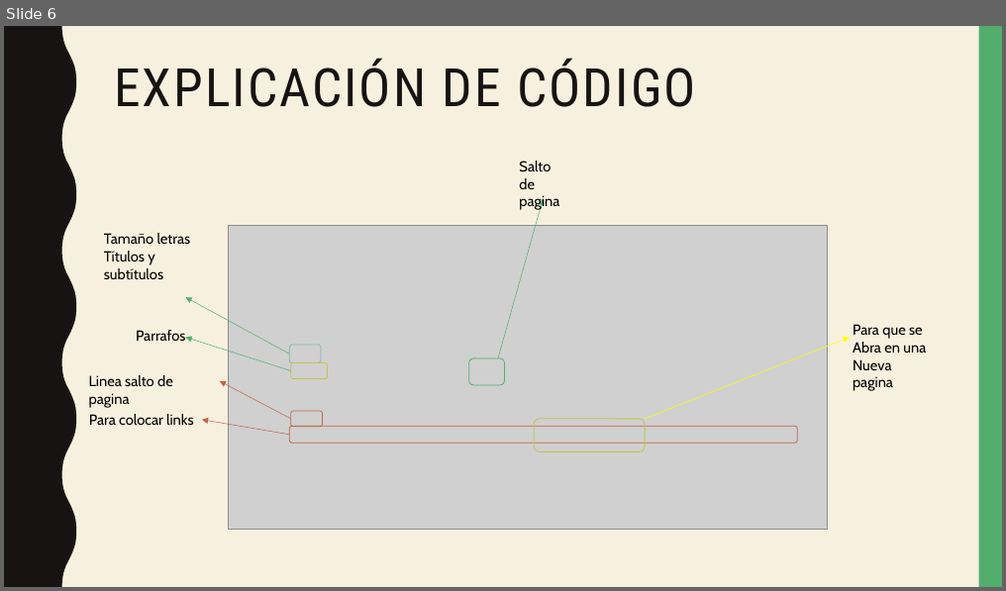
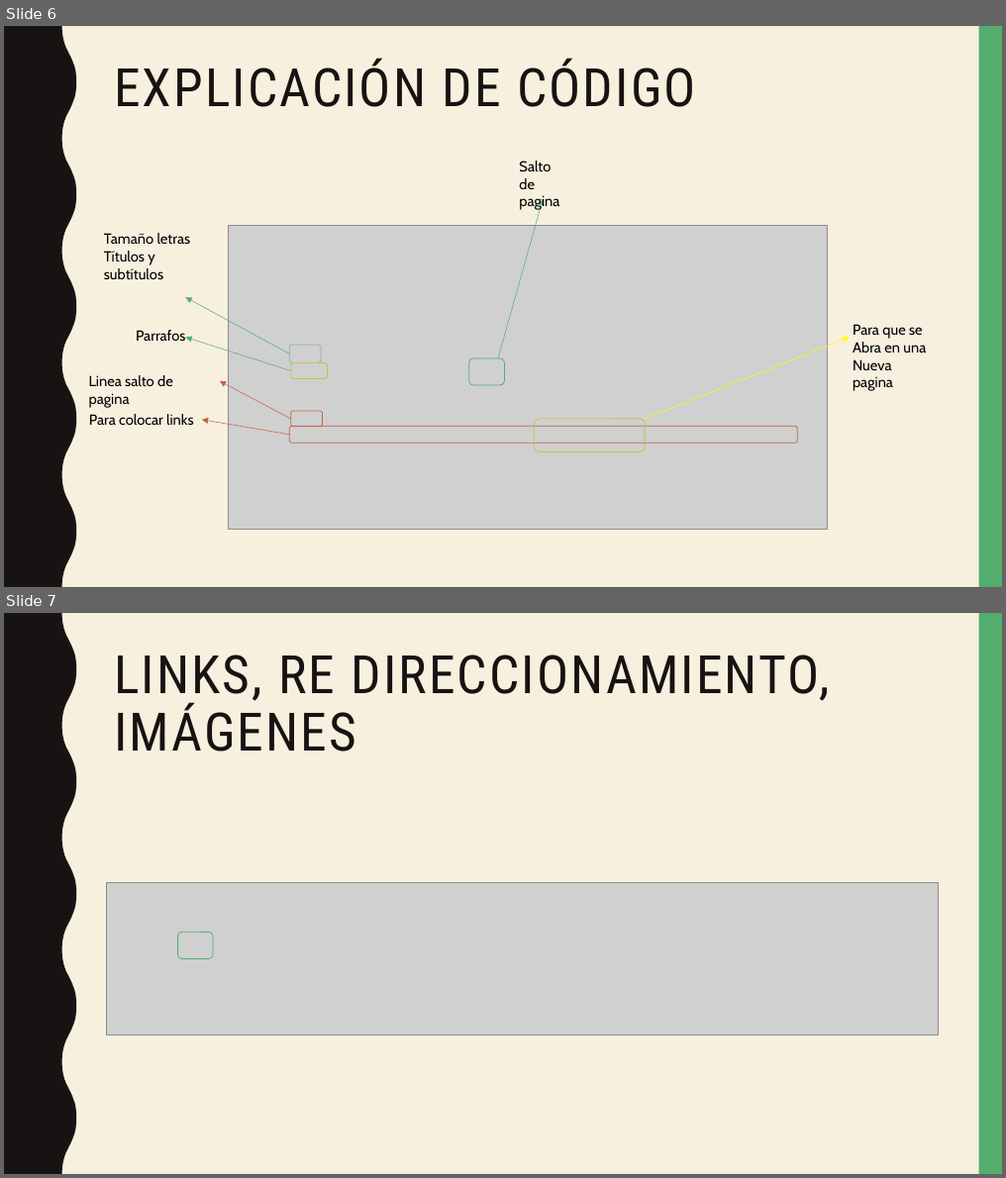
Before and after one commit to Jhonas0123/javascript, a slide deck: desarrollo_web.pptx. Shown one above the other, each under a label of ours: slide 6 before the commit, slides 6 and 7 after it. The pictures are 1006x591 and 1006x1178 pixels, drawn with LibreOffice and Linux fonts; fonts in the diff are those of the drawing; grey boxes stand for pictures. Boxes give left, top, right and bottom in pixels: in the first picture for what was removed or moved away, otherwise in the second. Text is boxed around its words. In the diff, an @@ line names an element or a change of style, - is before the commit and + after.

```diff
--- a/desarrollo_web.pptx
+++ b/desarrollo_web.pptx
@@ slide 7 added at box(4, 613, 1002, 1174), background #F7F0DF; not listed: 2 template elements that a slide beside it also shows @@
@@ title added at box(114, 655, 830, 752), 51 pt, text #171312 @@
+LINKS, RE DIRECCIONAMIENTO, IMÁGENES
@@ picture added at box(107, 883, 939, 1035) @@
@@ rounded rectangle added at box(177, 932, 213, 959), outline #53AE6E 0.75 pt @@
```
Also in this commit, not shown: 5 other files.
